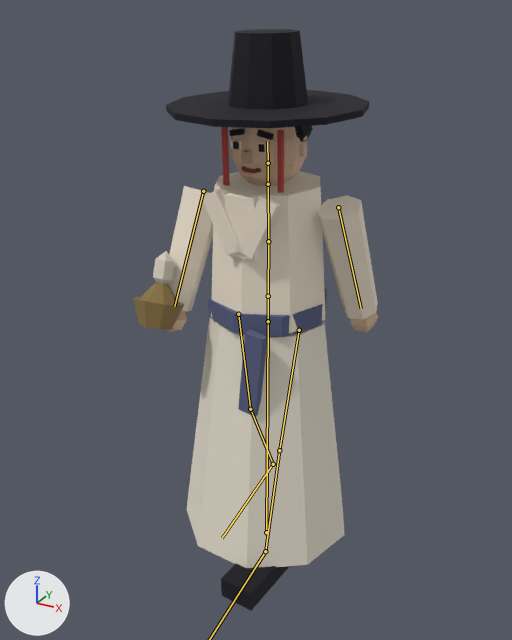
Renders of the glTF model unity/Assets/Resources/Models/Npc/npc_N103.glb from each side of a commit.
Rendered twice from a 50 mm lens placed at (1.067, -2.029, 1.944), pointed at (-0.028, -0.039, 0.949). Arrows for +X, +Y and +Z are at lower left; the lights stay in place. The older version comes first. Both versions are drawn at frame 14 of the action 'Walk'; the numbers are the values there. The bones that change, and the others that lie on the model, are drawn over the model as lines.

The first picture shows 'npc_N103_part0', 'npc_N103_part1', 'npc_N103_part10', 'npc_N103_part11', 'npc_N103_part12', 'npc_N103_part2', 'npc_N103_part3', 'npc_N103_part4', 'npc_N103_part5', 'npc_N103_part6', 'npc_N103_part7', 'npc_N103_part8'.
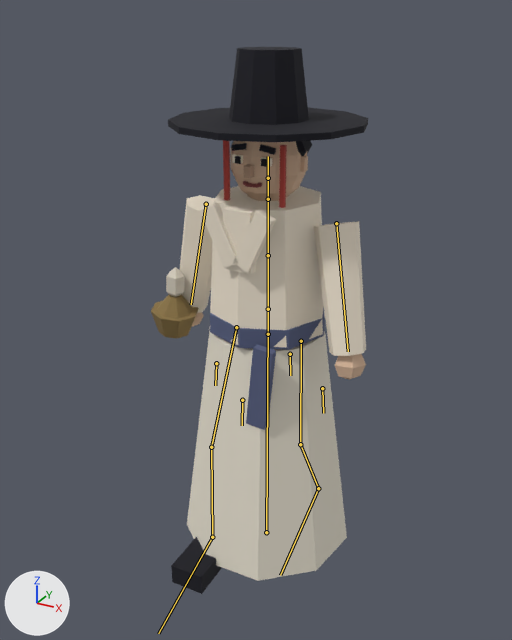
Changed parts and their boxes (x1, y1, x2, y2) in the pictures (512 x 640 px):
```json
{"object": "npc_N103_part1", "change": "posed", "before": [186, 317, 345, 568], "after": [187, 331, 347, 581]}
{"object": "npc_N103_part3", "change": "posed", "before": [167, 140, 378, 333], "after": [179, 154, 366, 356], "on screen": "11% narrower"}
{"object": "npc_N103_part0", "change": "posed", "before": [166, 29, 369, 611], "after": [168, 47, 368, 594], "on screen": "6% shorter"}
{"object": "npc_N103_part2", "change": "posed", "before": [208, 288, 327, 417], "after": [210, 307, 324, 430]}
{"object": "npc_N103_part4", "change": "posed", "before": [167, 127, 378, 332], "after": [192, 141, 366, 380], "on screen": "17% narrower, 17% taller"}
{"object": "npc_N103_part11", "change": "posed", "before": [133, 283, 184, 330], "after": [151, 294, 199, 338], "on screen": "6% shorter"}
{"object": "npc_N103_part10", "change": "posed", "before": [221, 127, 284, 193], "after": [223, 141, 287, 208]}
{"object": "npc_N103_part12", "change": "posed", "before": [153, 251, 175, 284], "after": [166, 267, 185, 297], "on screen": "13% narrower, 9% shorter"}
{"object": "npc_N103_part6", "change": "posed", "before": [229, 126, 313, 141], "after": [231, 141, 312, 157], "on screen": "6% taller"}
{"bone": "Hips", "before": "(268, 321) to (268, 296)", "after": "(268, 334) to (268, 309)"}
{"bone": "Spine", "before": "(268, 296) to (268, 241)", "after": "(268, 309) to (268, 255)"}
{"bone": "Chest", "before": "(268, 241) to (268, 184)", "after": "(268, 255) to (268, 199)"}
{"bone": "Head", "before": "(268, 163) to (267, 141)", "after": "(268, 178) to (268, 156)"}
{"bone": "UpperArm.L", "before": "(338, 207) to (361, 308)", "after": "(336, 223) to (348, 351)"}
{"bone": "UpperArm.R", "before": "(203, 191) to (174, 306)", "after": "(206, 204) to (191, 304)"}
{"bone": "UpperLeg.L", "before": "(299, 330) to (279, 450)", "after": "(301, 341) to (300, 444)"}
{"bone": "LowerLeg.L", "before": "(279, 450) to (265, 551)", "after": "(300, 444) to (318, 488)"}
{"bone": "UpperLeg.R", "before": "(238, 314) to (250, 409)", "after": "(236, 327) to (211, 447)"}
{"bone": "LowerLeg.R", "before": "(250, 409) to (273, 464)", "after": "(211, 447) to (212, 537)"}
{"bone": "Foot.R", "before": "(273, 464) to (222, 538)", "after": "(212, 537) to (158, 633)"}
```

Edits to the scene script, one JSON object a line:
```json
{"block": "bone_hips", "where": "bone_hips = bpy.data.objects['Armature'].pose.bones['Hips']  # child of 'Root'"}
{"op": "set", "path": "bone_hips.location", "old": "(0.0, 0.001, 0.0)", "new": "(0.0, -0.047, 0.0)"}
{"op": "set", "path": "bone_hips.rotation_quaternion", "old": "(0.999, 0.0, -0.043, 0.0)", "new": "(1.0, 0.003, 0.016, 0.0)", "note": "degrees (0, -5, 0) -> degrees (0, 2, 0)"}
{"block": "bone_spine", "where": "bone_spine = bpy.data.objects['Armature'].pose.bones['Spine']  # child of 'Hips'"}
{"op": "set", "path": "bone_spine.rotation_quaternion", "old": "(1.0, 0.0, 0.0, 0.0)", "new": "(1.0, 0.002, -0.011, 0.0)", "note": "degrees (0, 0, 0) -> degrees (0, -1, 0)"}
{"block": "bone_chest", "where": "bone_chest = bpy.data.objects['Armature'].pose.bones['Chest']  # child of 'Spine'"}
{"op": "set", "path": "bone_chest.rotation_quaternion", "old": "(0.998, 0.017, 0.06, -0.001)", "new": "(1.0, 0.004, -0.016, 0.0)", "note": "degrees (2, 7, 0) -> degrees (0, -2, 0)"}
{"block": "bone_head", "where": "bone_head = bpy.data.objects['Armature'].pose.bones['Head']  # child of 'Neck'"}
{"op": "set", "path": "bone_head.rotation_quaternion", "old": "(1.0, 0.0, -0.026, 0.0)", "new": "(1.0, -0.009, 0.023, 0.0)", "note": "degrees (0, -3, 0) -> degrees (-1, 3, 0)"}
{"block": "bone_upperarm_l", "where": "bone_upperarm_l = bpy.data.objects['Armature'].pose.bones['UpperArm.L']  # child of 'Chest'"}
{"op": "set", "path": "bone_upperarm_l.rotation_quaternion", "old": "(0.988, 0.152, 0.018, 0.018)", "new": "(0.994, -0.086, -0.006, -0.063)", "note": "degrees (17, 2, 2) -> degrees (-10, -1, -7)"}
{"block": "bone_upperarm_r", "where": "bone_upperarm_r = bpy.data.objects['Armature'].pose.bones['UpperArm.R']  # child of 'Chest'"}
{"op": "set", "path": "bone_upperarm_r.rotation_quaternion", "old": "(-0.982, 0.184, -0.022, -0.022)", "new": "(-0.999, -0.018, 0.001, -0.051)", "note": "degrees (-21, 3, 2) -> degrees (2, 0, 6)"}
{"block": "bone_upperleg_l", "where": "bone_upperleg_l = bpy.data.objects['Armature'].pose.bones['UpperLeg.L']  # child of 'Hips'"}
{"op": "set", "path": "bone_upperleg_l.rotation_quaternion", "old": "(0.991, -0.134, 0.0, 0.0)", "new": "(1.0, 0.026, 0.0, 0.0)", "note": "degrees (-15, 0, 0) -> degrees (3, 0, 0)"}
{"block": "bone_lowerleg_l", "where": "bone_lowerleg_l = bpy.data.objects['Armature'].pose.bones['LowerLeg.L']  # child of 'UpperLeg.L'"}
{"op": "set", "path": "bone_lowerleg_l.rotation_quaternion", "old": "(1.0, 0.026, 0.0, 0.0)", "new": "(0.97, 0.242, 0.0, 0.0)", "note": "degrees (3, 0, 0) -> degrees (28, 0, 0)"}
{"block": "bone_foot_l", "where": "bone_foot_l = bpy.data.objects['Armature'].pose.bones['Foot.L']  # child of 'LowerLeg.L'"}
{"op": "set", "path": "bone_foot_l.rotation_quaternion", "old": "(0.994, 0.11, 0.0, 0.0)", "new": "(0.971, -0.24, 0.0, 0.0)", "note": "degrees (13, 0, 0) -> degrees (-28, 0, 0)"}
{"block": "bone_upperleg_r", "where": "bone_upperleg_r = bpy.data.objects['Armature'].pose.bones['UpperLeg.R']  # child of 'Hips'"}
{"op": "set", "path": "bone_upperleg_r.rotation_quaternion", "old": "(-0.996, -0.085, 0.0, 0.0)", "new": "(0.972, -0.235, 0.0, 0.0)", "note": "degrees (10, 0, 0) -> degrees (-27, 0, 0)"}
{"block": "bone_lowerleg_r", "where": "bone_lowerleg_r = bpy.data.objects['Armature'].pose.bones['LowerLeg.R']  # child of 'UpperLeg.R'"}
{"op": "set", "path": "bone_lowerleg_r.rotation_quaternion", "old": "(0.99, 0.139, 0.0, 0.0)", "new": "(0.976, 0.216, 0.0, 0.0)", "note": "degrees (16, 0, 0) -> degrees (25, 0, 0)"}
{"block": "bone_foot_r", "where": "bone_foot_r = bpy.data.objects['Armature'].pose.bones['Foot.R']  # child of 'LowerLeg.R'"}
{"op": "set", "path": "bone_foot_r.rotation_quaternion", "old": "(0.975, -0.223, 0.0, 0.0)", "new": "(1.0, 0.015, 0.0, 0.0)", "note": "degrees (-26, 0, 0) -> degrees (2, 0, 0)"}
```
